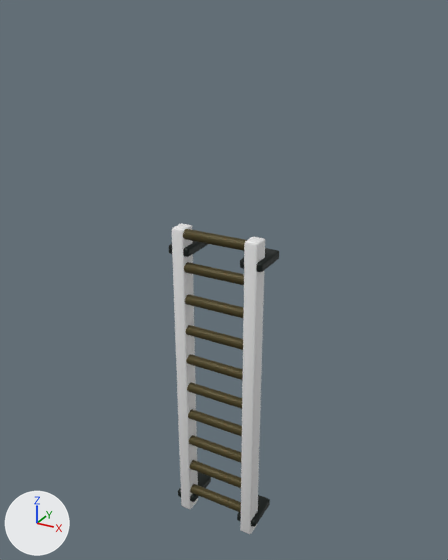
Two versions of the glTF model assets/models/expansion/ladder.glb, one commit apart.
Camera for both pictures: a 50 mm lens placed at (2.35, -4.16, 4.67), pointed at (-0.04, 0.19, 2.5). The lights are fixed; the arrows at lower left show +X, +Y and +Z. The older version comes first. Where no turn or scale is listed for an object, it has been applied to the vertices. Vertices at exactly the same position are counted once.

Objects in the first picture: 'Wood rail', 'Wood rail.001', 'Worn rung', 'Worn rung.001', 'Worn rung.002', 'Worn rung.003', 'Worn rung.004', 'Worn rung.005', 'Worn rung.006', 'Worn rung.007', 'Worn rung.008', 'Worn rung.009' and 4 more.
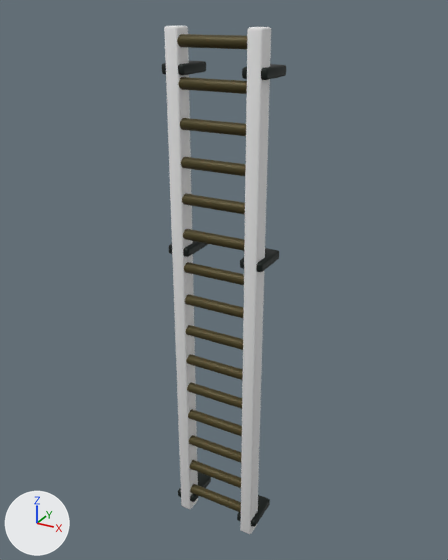
Where the newer file only moved an object's origin or applied its transform, the numbers keep the older frame.

What differs and where, as boxes [x1, y1, x2, y2] in the pictures (448 x 560 px):
'Wood rail.001', rescaled (23% wider, 70% taller): before [240, 237, 265, 534]; after [240, 27, 271, 534]
'Wood rail', rescaled (30% wider, 69% taller): before [172, 223, 198, 509]; after [164, 26, 198, 509]
'Worn rung.014', added (brown): after [177, 34, 247, 49]
'Worn rung.013', added (brown): after [179, 77, 247, 94]
'Worn rung.012', added (brown): after [180, 118, 246, 136]
'Worn rung.011', added (brown): after [181, 157, 246, 176]
'Worn rung.010', added (brown): after [182, 194, 245, 215]
'Wall bracket.005', added: after [242, 64, 286, 80]
'Wall bracket.004', added: after [162, 61, 206, 75]

Edits to the bpy script that builds the scene:
```text
Change me_立方体_045:
    used by ob_wood_rail; location = (-0.34, 0.0, 1.5)
    remove me_立方体_045.from_pydata(...)  # 56 vertices, 108 faces; spans x -0.06..0.06, y -0.08..0.08, z -1.5..1.5
    add me_立方体_045.from_pydata(...)  # 56 vertices, 108 faces; spans x -0.06..0.06, y -0.08..0.08, z -1.5..3.05
    me_立方体_045 part 1: the whole mesh is scaled about its middle by (1, 1, 1.52), then moved by (0.0, 0.0, 0.78)
Change me_立方体_046:
    used by ob_wood_rail_001; location = (0.34, 0.0, 1.5)
    remove me_立方体_046.from_pydata(...)  # 56 vertices, 108 faces; spans x -0.06..0.06, y -0.08..0.08, z -1.5..1.5
    add me_立方体_046.from_pydata(...)  # 56 vertices, 108 faces; spans x -0.06..0.06, y -0.08..0.08, z -1.5..3.05
    me_立方体_046 part 2: the whole mesh is scaled about its middle by (1, 1, 1.52), then moved by (0.0, 0.0, 0.78)
Add me_cylinder_014:
    me_cylinder_014.from_pydata(...)  # 144 vertices, 284 faces; spans x -0.36..0.36, y -0.045..0.045, z -0.045..0.045
    me_cylinder_014.materials.append(mat_brass)
Add ob_worn_rung_014:
    ob_worn_rung_014 = bpy.data.objects.new('Worn rung.014', me_cylinder_014)
    ob_worn_rung_014.location = (0.0, -0.03, 4.45)
Add ob_worn_rung_013:
    ob_worn_rung_013 = bpy.data.objects.new('Worn rung.013', me_cylinder_014.copy())
    ob_worn_rung_013.location = (0.0, -0.03, 4.15)
Add ob_worn_rung_012:
    ob_worn_rung_012 = bpy.data.objects.new('Worn rung.012', me_cylinder_014.copy())
    ob_worn_rung_012.location = (0.0, -0.03, 3.85)
Add ob_worn_rung_011:
    ob_worn_rung_011 = bpy.data.objects.new('Worn rung.011', me_cylinder_014.copy())
    ob_worn_rung_011.location = (0.0, -0.03, 3.55)
Add ob_worn_rung_010:
    ob_worn_rung_010 = bpy.data.objects.new('Worn rung.010', me_cylinder_014.copy())
    ob_worn_rung_010.location = (0.0, -0.03, 3.25)
Add ob_wall_bracket_005:
    ob_wall_bracket_005 = bpy.data.objects.new('Wall bracket.005', me_立方体_050.copy())  # the mesh of ob_wall_bracket_003
    ob_wall_bracket_005.location = (0.34, 0.1, 4.25)
Add ob_wall_bracket_004:
    ob_wall_bracket_004 = bpy.data.objects.new('Wall bracket.004', me_立方体_050.copy())  # the mesh of ob_wall_bracket_003
    ob_wall_bracket_004.location = (-0.34, 0.1, 4.25)
```
